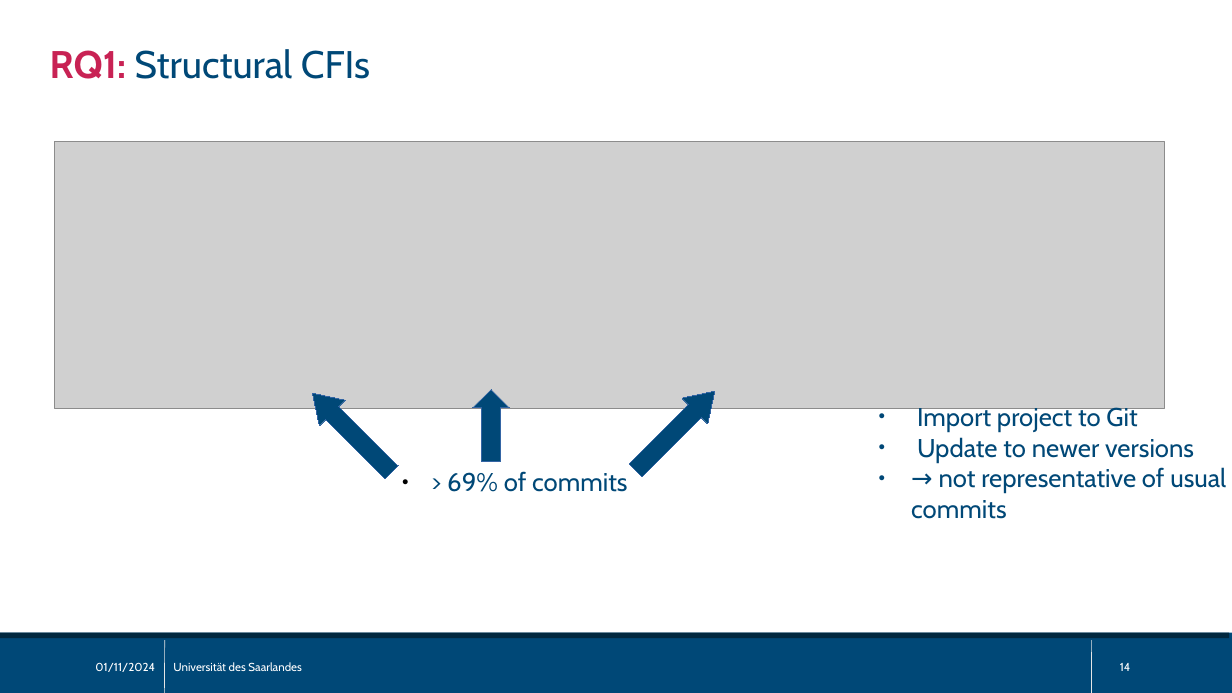
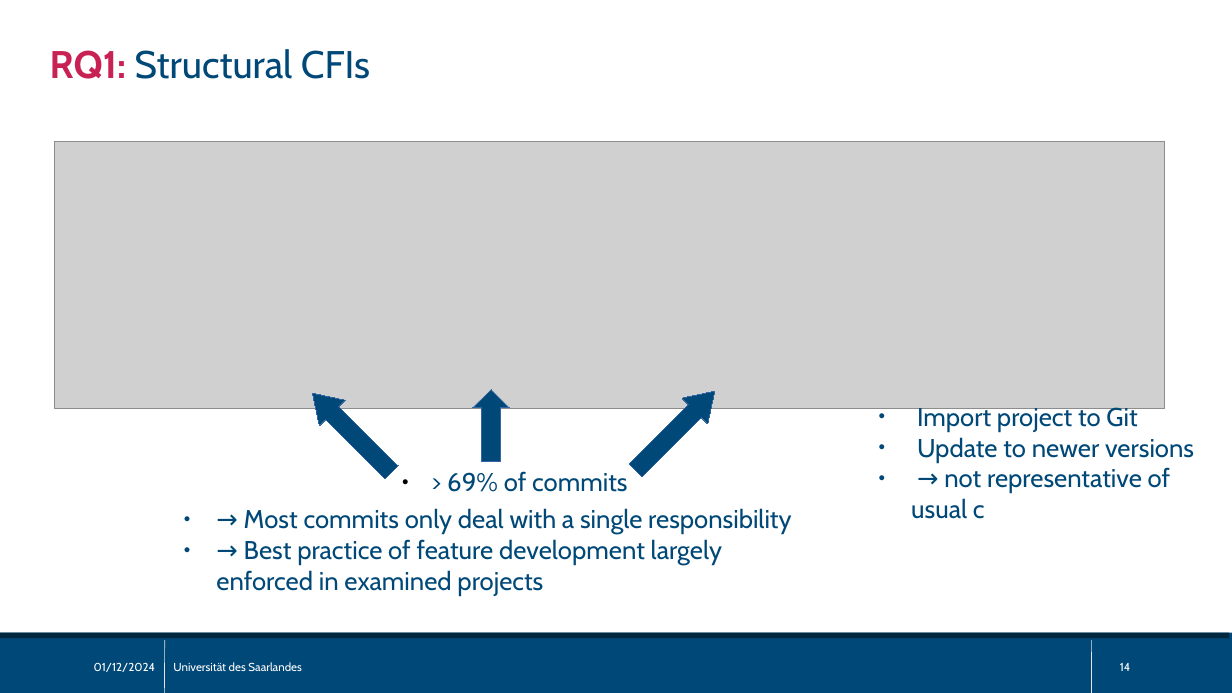
Before and after one commit to sisteu56/bachelor, a slide deck: slide 14 of pres/bachelor_thesis_pres.odp. Drawn at 1232x693 pixels with LibreOffice and Linux fonts; fonts in the diff are those of the drawing; grey boxes stand for pictures. Boxes give left, top, right and bottom in pixels: in the first picture for what was removed or moved away, otherwise in the second. Text is boxed around its words. In the diff, an @@ line names an element or a change of style, - is before the commit and + after.

```diff
--- a/pres/bachelor_thesis_pres.odp
+++ b/pres/bachelor_thesis_pres.odp
@@ text at [911,467,1171,519]: text changed @@
-● → not representative of usual commits
+● → not representative of usual c
@@ text added at [216,508,791,595], 20 pt, text #004877 @@
+● → Most commits only deal with a single responsibility
+● → Best practice of feature development largely enforced in examined projects
@@ text at [94,662,156,672]: text changed @@
-01/11/2024
+01/12/2024
```
Also in this commit, not shown: 23 other slides changed, 3 slides added, 4 other files.
